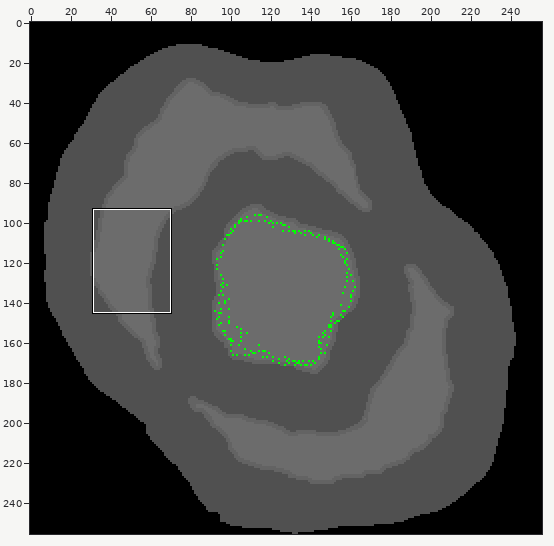
Edited in one commit: pixel-art file (img/tile/Crab_Island.ase). Above: a wide view before the commit, with the close-up outlined.
Close-up. First the earlier version:
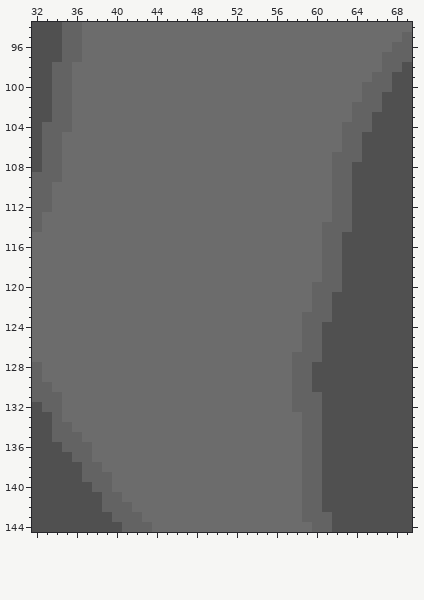
256x256 pixels, 1 frame. Shown: x 32..69, y 94..144.
After:
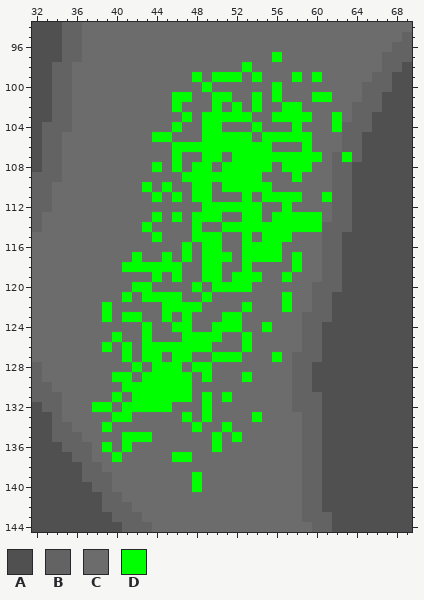
Palette (. is transparent): A #505050  B #636363  C #6c6c6c  D #00ff00
Difference:
Changed rows in their new state; - is an unchanged pixel.
Layer "detail":
first column x 38:
 97 ------------------D-------
 98 ---------------D----------
 99 ----------D-DDD-D---D-D---
100 -----------D------D-------
101 --------DD--DD--D-D---DD--
102 --------D---D-D-D--DD-----
103 ---------D-DDDDD--DDDD--D-
104 --------D--DD---D---D---D-
105 ------DD---DDDDD-DDDDD----
106 --------DDDDDDDDDD---D----
107 --------D--DD-DDDDDDDDD--D
108 ------D-D-DD-DDDDD-DDD----
109 ---------DDDDDDDD---D-----
110 -----D-D--DD-DDDDD--------
111 ------D-D-DD---D-DDDD--D--
112 -----------DDDDDD--D------
113 ------D-D-DDD--DD-DDDDD---
114 -----D----D--DDDDDDDDDD---
115 ------D---DDD--D-DDD------
116 ---------D-DD--DDDD-------
117 ----D--D-D-DDD-DDDD-D-----
118 ---DDDDDD--DD--D----D-----
119 ------D-D--DD-DDD--D------
120 ----DD----D-DDDD----------
121 ---D-DDDD--D-------D------
122 -D-----DDDD----D---D------
123 -D-DD--D-D---DD-----------
124 -----D--DD--DDD--D--------
125 --D--D---DDDD--D----------
126 -D-D-DDDDDDD---D----------
127 ---D-DD-DD--DDD---D-------
128 ----D-DDD-DD--------------
129 --DD-DDDDD-D---D----------
130 ---DDDDDDD----------------
131 --D-DDDDDD-D-D------------
132 DD-DDDDD---D--------------
133 --DD-----D-D----D---------
134 -D--------D--D------------
135 ---DDD------D-D-----------
136 -D-D--------D-------------
137 --D-----DD----------------
139 ----------D---------------
140 ----------D---------------
